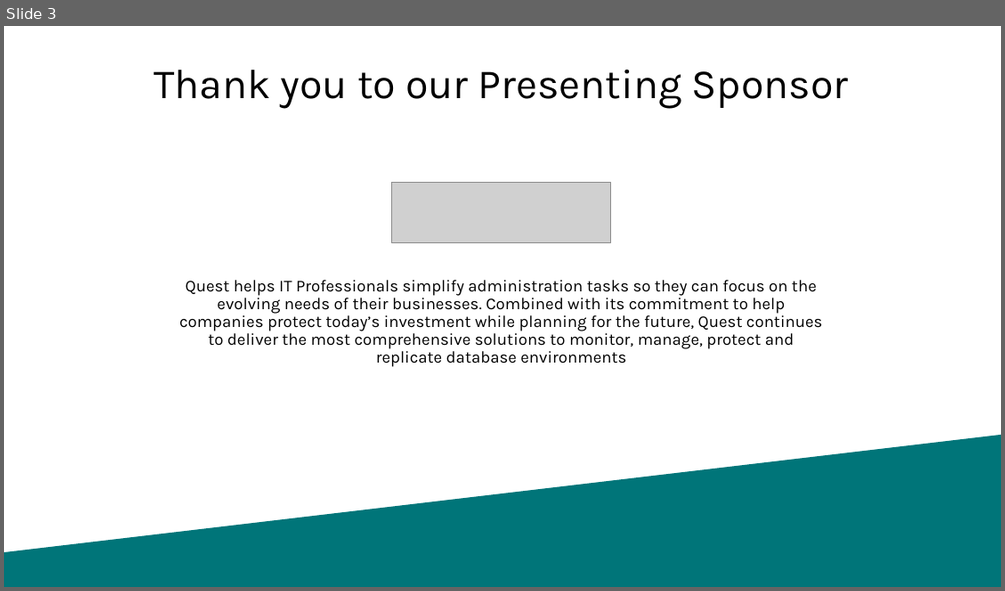
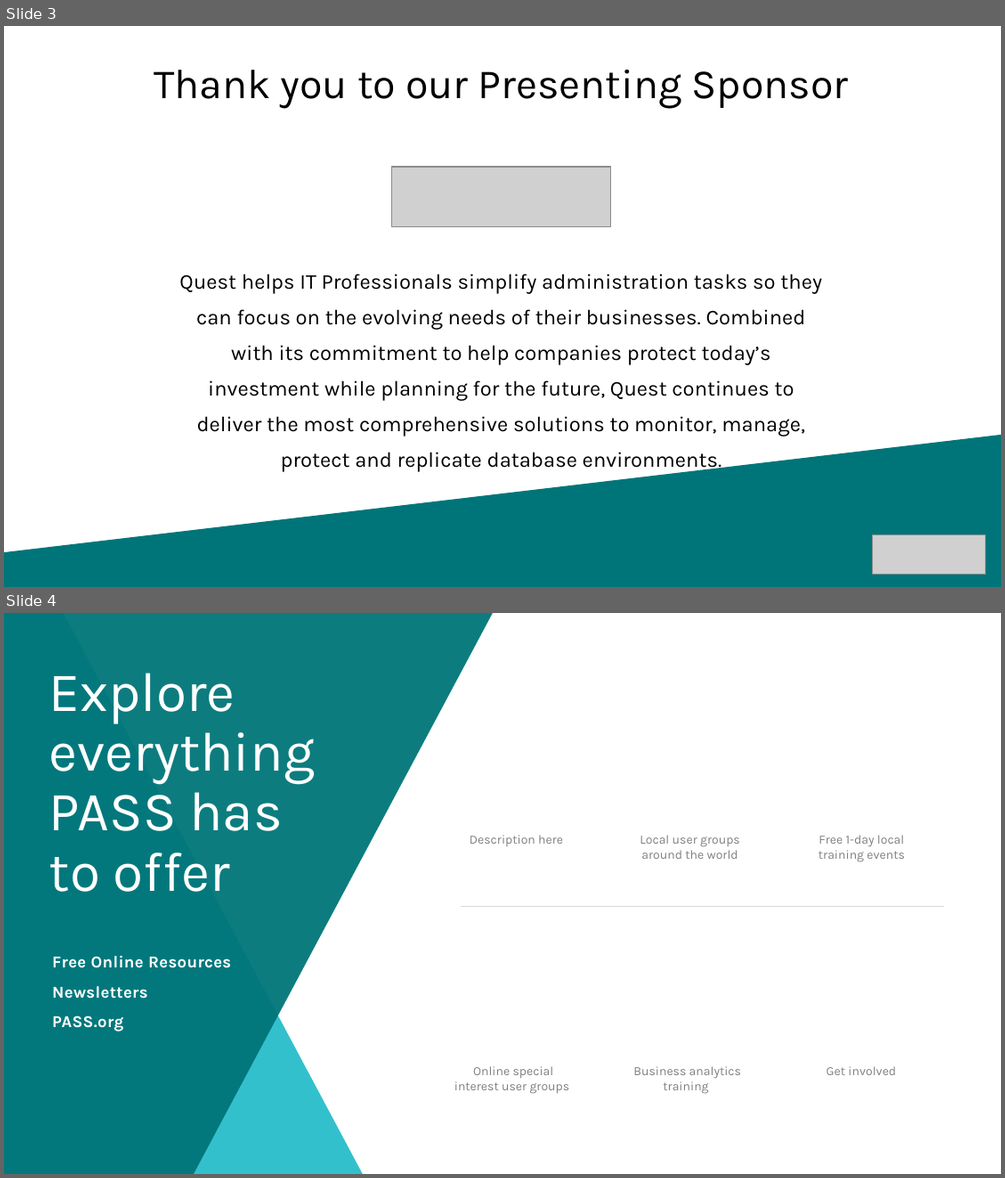
Before and after one commit to SQLDBAWithABeard/Presentations, a slide deck: 2018/24 HoP/PowerShell.pptx. Shown one above the other, each under a label of ours: slide 3 before the commit, slides 3 and 4 after it. The pictures are 1005x591 and 1005x1178 pixels, drawn with LibreOffice and Linux fonts; fonts in the diff are those of the drawing; grey boxes stand for pictures; background and template pictures are left out. Boxes give left, top, right and bottom in pixels: in the first picture for what was removed or moved away, otherwise in the second. Text is boxed around its words. In the diff, an @@ line names an element or a change of style, - is before the commit and + after.

```diff
--- a/2018/24 HoP/PowerShell.pptx
+++ b/2018/24 HoP/PowerShell.pptx
@@ slide 4 added at <box>4,613,1001,1174</box>, background #FFFFFF @@
@@ freeform shape added at <box>4,613,364,1174</box>, fill #33C0CD @@
@@ freeform shape added at <box>4,613,494,1174</box>, fill #007579 at 95% opacity @@
@@ text added at <box>49,673,315,892</box>, 40 pt, text #FFFFFF @@
+Explore everything PASS has to offer
@@ text added at <box>469,835,563,846</box>, 9 pt, text #808080 @@
+Description here
@@ text added at <box>639,835,740,859</box>, 9 pt, text #808080 @@
+Local user groups around the world
@@ text added at <box>818,835,905,862</box>, 9 pt, text #808080 @@
+Free 1-day local training events
@@ line added from (944, 906) to (461, 906), #D9D9D9 0.5 pt @@
@@ text added at <box>52,955,231,1031</box>, 12 pt, text #FFFFFF, bold @@
+Free Online Resources
+Newsletters
+PASS.org
@@ text added at <box>454,1066,570,1094</box>, 9 pt, text #808080 @@
+Online special interest user groups
@@ text added at <box>633,1066,741,1094</box>, 9 pt, text #808080 @@
+Business analytics training
@@ text added at <box>826,1066,896,1075</box>, 9 pt, text #808080 @@
+Get involved
@@ slide 3 changed as well @@
@@ picture: place and size @@
-picture at <box>392,183,611,242</box>
+picture at <box>392,167,611,226</box>
@@ text at <box>179,273,822,472</box>: text changed; size 12 to 15.3 pt @@
-Quest helps IT Professionals simplify administration tasks so they can focus on the evolving needs of their businesses. Combined with its commitment to help companies protect today’s investment while planning for the future, Quest continues to deliver the most comprehensive solutions to monitor, manage, protect and replicate database environments
+Quest helps IT Professionals simplify administration tasks so they can focus on the evolving needs of their businesses. Combined with its commitment to help companies protect today’s investment while planning for the future, Quest continues to deliver the most comprehensive solutions to monitor, manage, protect and replicate database environments.
@@ picture added at <box>873,534,985,573</box> @@
```
Also in this commit, not shown: 2 other slides changed, 15 other slides added, 13 slides removed.
